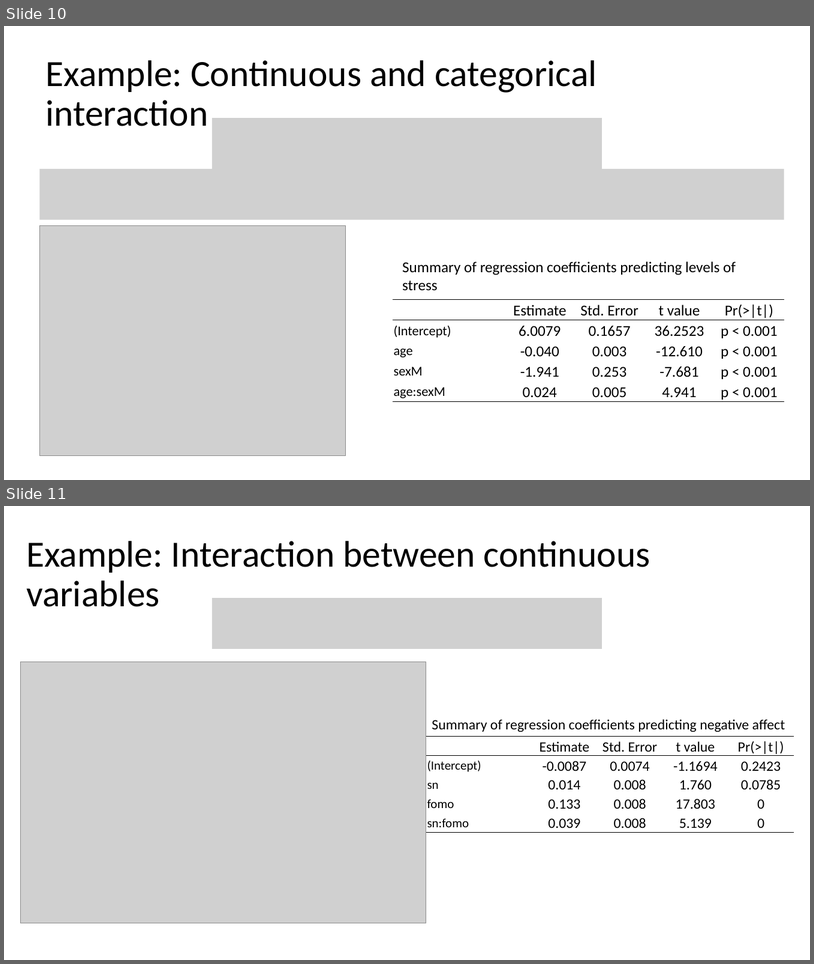
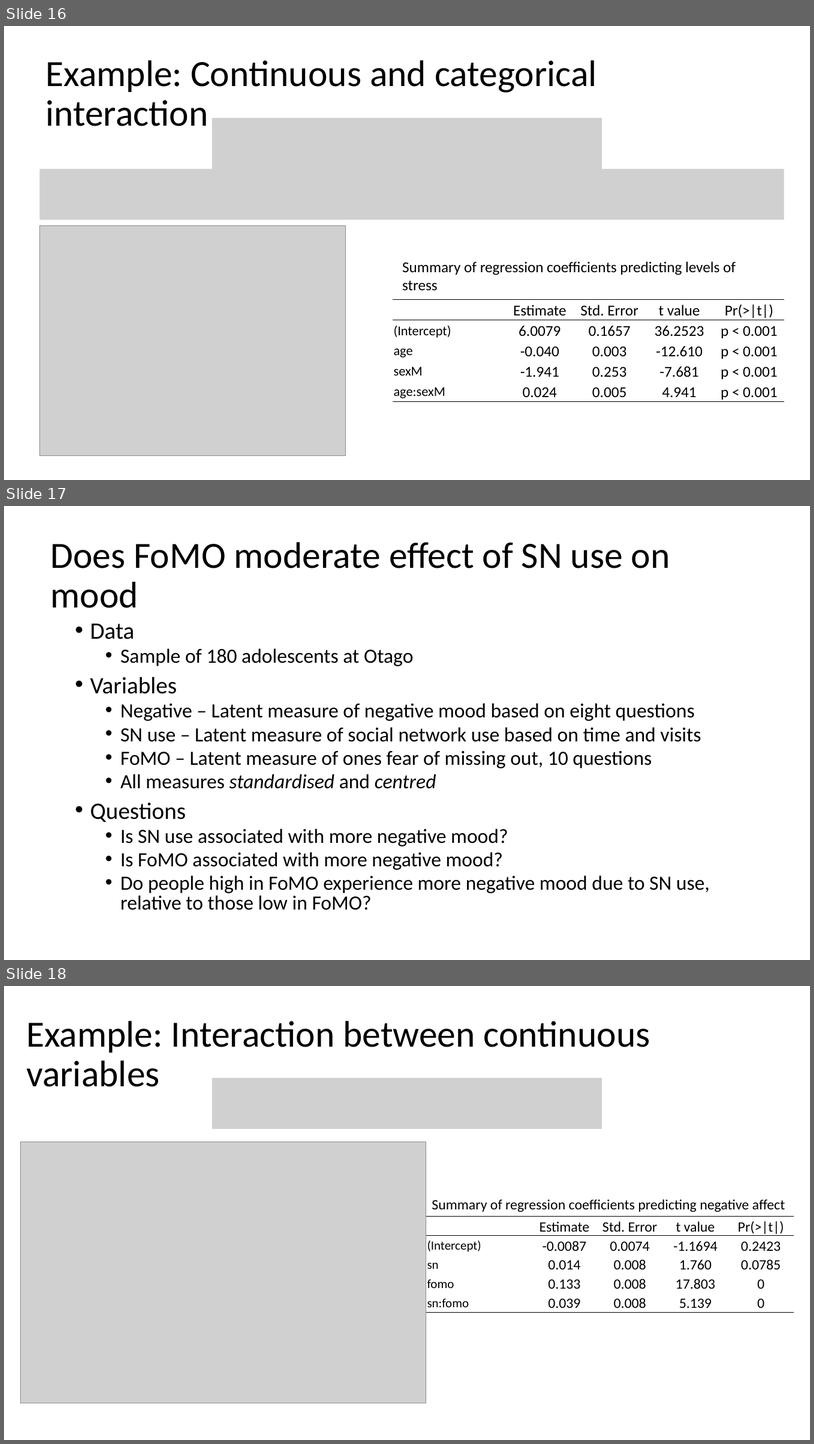
Before and after one commit to haututu/regressionLectures, a slide deck: regression_l1.pptx. Shown one above the other, each under a label of ours: slides 10 and 11 before the commit, slides 16, 17 and 18 after it. The pictures are 814x964 and 814x1444 pixels, drawn with LibreOffice and Linux fonts; fonts in the diff are those of the drawing; grey boxes stand for pictures. Boxes give left, top, right and bottom in pixels: in the first picture for what was removed or moved away, otherwise in the second. Text is boxed around its words. In the diff, an @@ line names an element or a change of style, - is before the commit and + after.

```diff
--- a/regression_l1.pptx
+++ b/regression_l1.pptx
@@ slide 17 added at bbox=[4, 506, 810, 960], background #FFFFFF @@
@@ title added at bbox=[51, 542, 671, 608], 44 pt, text #000000 @@
+Does FoMO moderate effect of SN use on mood
@@ text added at bbox=[90, 624, 710, 910], 24 pt, text #000000 @@
+• Data
+  • Sample of 180 adolescents at Otago
+• Variables
+  • Negative – Latent measure of negative mood based on eight questions
+  • SN use – Latent measure of social network use based on time and visits
+  • FoMO – Latent measure of ones fear of missing out, 10 questions
+  • All measures standardised and centred
+• Questions
+  • Is SN use associated with more negative mood?
+  • Is FoMO associated with more negative mood?
+  • Do people high in FoMO experience more negative mood due to SN use, relative to those low in FoMO?
@@ what was slide 10 is now slide 16 @@
@@ what was slide 11 is now slide 18 @@
```
Also in this commit, not shown: 6 slides changed, 19 other slides added, 1 slide removed, 14 other files.
